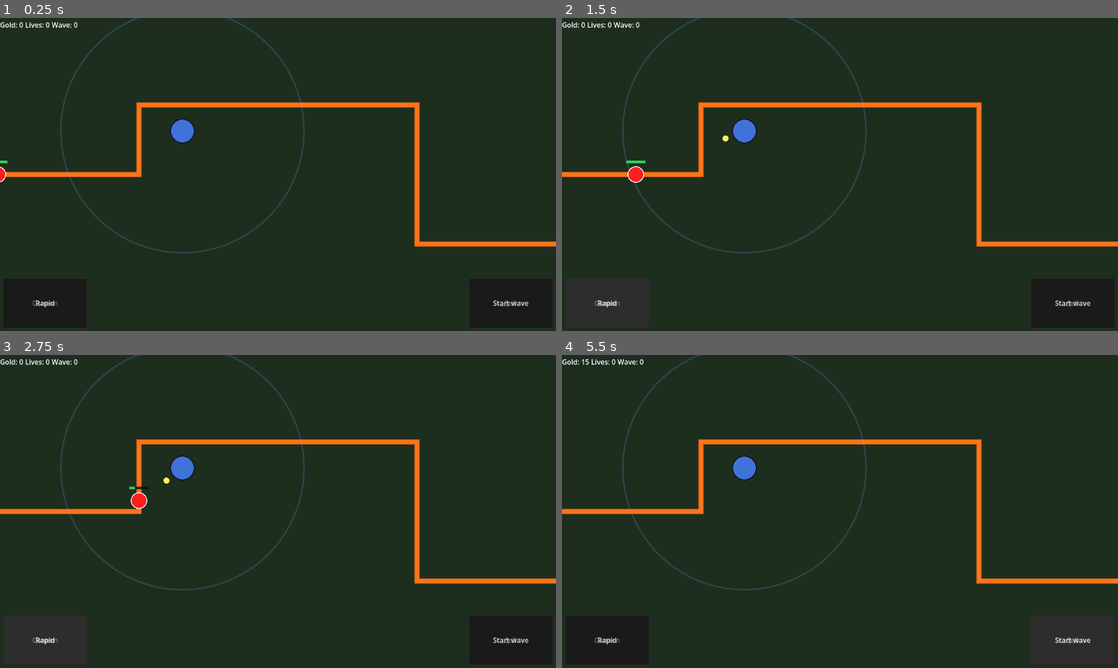
Above: before the commit, frames 1-4 (two rows, left to right).
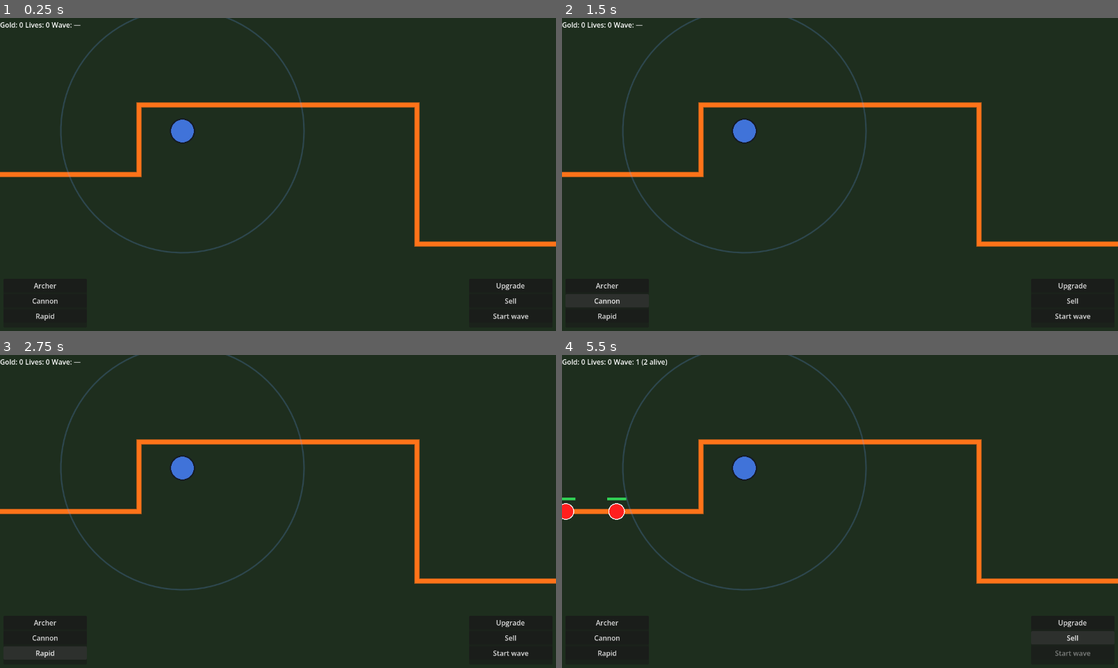
Above: after the commit, the same moments.

Repository: 00jacobs/LotrTD
Game: Godot game, scene res://scenes/main/main.tscn
Same seed, same stepped clock (60 frames per second), same inputs: the game is played once before the commit and once after it.
Inputs (mouse positions are in pixels of both pictures, inside the frame that each line leads up to):
- Up to frame 1 (0.25 s): no input
- Up to frame 2 (1.5 s): click "Archer" at 0.5 s; click "Cannon" at 1.25 s
- Up to frame 3 (2.75 s): click "Rapid" at 2 s
- Up to frame 4 (5.5 s): click "Upgrade" at 2.75 s; click "Sell" at 3.5 s; click "Start wave" at 4.25 s; click (1073, 639) at 5 s, where only the run before the commit has a clickable "Start wave"

The runs differ from the first frame. In frame 1, 0.4% of the frame differs, in the area x 0-96%, y 1-97%; in frame 2, 0.5%; in frame 3, 0.5%; in frame 4, 0.8%, in the area x 0-95%, y 1-97%.

Commit message:
Added wave control and enemy counter handling

Diff:
--- a/scenes/main/main.tscn
+++ b/scenes/main/main.tscn
@@ -87,15 +87,19 @@
 offset_bottom = -8.0
 grow_vertical = 0
 
-[node name="TowerButton_Archer" type="Button" parent="UI/BuildPanel" unique_id=1760513400]
+[node name="BuildVBox" type="VBoxContainer" parent="UI/BuildPanel" unique_id=1899472058]
+layout_mode = 2
+size_flags_vertical = 3
+
+[node name="TowerButton_Archer" type="Button" parent="UI/BuildPanel/BuildVBox" unique_id=1760513400]
 layout_mode = 2
 text = "Archer"
 
-[node name="TowerButton_Cannon" type="Button" parent="UI/BuildPanel" unique_id=1569666053]
+[node name="TowerButton_Cannon" type="Button" parent="UI/BuildPanel/BuildVBox" unique_id=1569666053]
 layout_mode = 2
 text = "Cannon"
 
-[node name="TowerButton_Rapid" type="Button" parent="UI/BuildPanel" unique_id=255657256]
+[node name="TowerButton_Rapid" type="Button" parent="UI/BuildPanel/BuildVBox" unique_id=255657256]
 layout_mode = 2
 text = "Rapid"
 
@@ -113,16 +117,21 @@
 grow_horizontal = 0
 grow_vertical = 0
 
-[node name="UpgradeButton" type="Button" parent="UI/ActionPanel" unique_id=1401619139]
+[node name="ActionVBox" type="VBoxContainer" parent="UI/ActionPanel" unique_id=1090593134]
+layout_mode = 2
+size_flags_vertical = 3
+
+[node name="UpgradeButton" type="Button" parent="UI/ActionPanel/ActionVBox" unique_id=1401619139]
 layout_mode = 2
 text = "Upgrade"
 
-[node name="SellButton" type="Button" parent="UI/ActionPanel" unique_id=574161810]
+[node name="SellButton" type="Button" parent="UI/ActionPanel/ActionVBox" unique_id=574161810]
 layout_mode = 2
 text = "Sell"
 
-[node name="StartWaveButton" type="Button" parent="UI/ActionPanel" unique_id=1935926130]
+[node name="StartWaveButton" type="Button" parent="UI/ActionPanel/ActionVBox" unique_id=1935926130]
 layout_mode = 2
+focus_mode = 0
 text = "Start wave"
 
 [node name="HintLabel" type="Label" parent="UI" unique_id=167195167]
--- a/scripts/entities/enemy.gd
+++ b/scripts/entities/enemy.gd
@@ -78,21 +78,21 @@
 
 
 func _sample_fallback(dist: float) -> Vector2:
-	var remaining := dist
+	var remaining: float = dist
 	for i in range(1, FALLBACK_ANCHORS.size()):
-		var from := _path.to_global(FALLBACK_ANCHORS[i - 1])
-		var to := _path.to_global(FALLBACK_ANCHORS[i])
-		var segment_length := from.distance_to(to)
+		var from: Vector2 = _path.to_global(FALLBACK_ANCHORS[i - 1] as Vector2)
+		var to: Vector2 = _path.to_global(FALLBACK_ANCHORS[i] as Vector2)
+		var segment_length: float = from.distance_to(to)
 		if segment_length < 0.001:
 			continue
 		if remaining <= segment_length:
 			return from.lerp(to, remaining / segment_length)
 		remaining -= segment_length
-	return _path.to_global(FALLBACK_ANCHORS[FALLBACK_ANCHORS.size() - 1])
+	return _path.to_global(FALLBACK_ANCHORS[FALLBACK_ANCHORS.size() - 1] as Vector2)
 
 
 func _polyline_length(anchors: PackedVector2Array) -> float:
-	var total := 0.0
+	var total: float = 0.0
 	for i in range(1, anchors.size()):
-		total += anchors[i].distance_to(anchors[i - 1])
+		total += (anchors[i] as Vector2).distance_to(anchors[i - 1] as Vector2)
 	return total
--- a/scripts/entities/world_view.gd
+++ b/scripts/entities/world_view.gd
@@ -1,6 +1,6 @@
 extends Node2D
 
-## Weeks 3–5: map, path, enemy (HP / death), tower + shots, gold on kill.
+## Weeks 3–6: map, path, waves (button + timer spawns), multi-enemy, tower, gold.
 
 const FALLBACK_ANCHORS: PackedVector2Array = [
 	Vector2(-40, 360),
@@ -22,6 +22,9 @@
 @export var enemy_color: Color = Color(1.0, 0.12, 0.12, 1.0)
 @export var enemy_max_hp: float = 120.0
 @export var gold_per_kill: int = 15
+
+@export var wave_enemy_count: int = 6
+@export var wave_spawn_interval: float = 0.85
 
 @export var tower_position: Vector2 = Vector2(420, 260)
 @export var tower_range: float = 280.0
@@ -36,35 +39,76 @@
 
 var _enemy_path: Path2D
 var _path_ready := false
-var _enemy_distance: float = 0.0
-var _enemy_alive := true
-var _enemy_hp: float = 0.0
 var _path_length: float = 0.0
+
+var _wave_running := false
+var _spawns_remaining: int = 0
+var _spawn_timer: float = 0.0
+var _enemies: Array[Dictionary] = []
 
 var _fire_timer: float = 0.0
 var _projectiles: Array[Dictionary] = []
 
 var _gold: int = 0
 var _gold_label: Label
+var _wave_label: Label
+var _start_wave_button: Button
 
 
 func _ready() -> void:
 	_gold_label = get_node_or_null("../../UI/TopBar/GoldLabel") as Label
+	_wave_label = get_node_or_null("../../UI/TopBar/WaveLabel") as Label
+	_start_wave_button = get_node_or_null("../../UI/ActionPanel/ActionVBox/StartWaveButton") as Button
+	if _start_wave_button != null:
+		# Use button_up so disabling the button does not leave a stuck "pressed" style (weird overlay).
+		_start_wave_button.button_up.connect(_on_start_wave_button_up)
+
 	_enemy_path = get_node_or_null("PathFollowRoot/EnemyPath") as Path2D
-	var tower_marker := get_node_or_null("TowerRoot/DemoTower") as Marker2D
+	var tower_marker: Marker2D = get_node_or_null("TowerRoot/DemoTower") as Marker2D
 	if tower_marker != null:
 		tower_position = tower_marker.position
 	_ensure_path_curve()
 	_path_length = _polyline_length(_read_anchor_points())
 	_path_ready = true
-	_enemy_distance = 0.0
-	_enemy_alive = true
-	_enemy_hp = enemy_max_hp
+	_wave_running = false
+	_spawns_remaining = 0
+	_spawn_timer = 0.0
+	_enemies.clear()
 	_fire_timer = 0.0
 	_projectiles.clear()
 	_gold = 0
 	_update_gold_label()
+	_update_wave_ui()
+	_update_start_button()
 	set_process(true)
+	set_process_unhandled_input(true)
+	queue_redraw()
+
+
+func _unhandled_input(event: InputEvent) -> void:
+	if event.is_action_pressed("ui_accept"):
+		_try_start_wave()
+
+
+func _on_start_wave_button_up() -> void:
+	_try_start_wave()
+
+
+func _try_start_wave() -> void:
+	if _wave_running:
+		return
+	_begin_wave()
+
+
+func _begin_wave() -> void:
+	_wave_running = true
+	_spawns_remaining = wave_enemy_count
+	_spawn_timer = 0.0
+	_enemies.clear()
+	_projectiles.clear()
+	_fire_timer = 0.0
+	_update_wave_ui()
+	_update_start_button()
 	queue_redraw()
 
 
@@ -72,56 +116,136 @@
 	if not _path_ready:
 		return
 
-	if not _enemy_alive:
+	if not _wave_running:
 		queue_redraw()
 		return
 
 	var anchors := _read_anchor_points()
 
-	if _path_length > 0.0:
-		_enemy_distance += enemy_speed * delta
-		if _enemy_distance >= _path_length:
-			_enemy_distance = _path_length
-			_enemy_alive = false
-			_projectiles.clear()
-			queue_redraw()
-			return
-
-	var enemy_pos := _sample_polyline_at(anchors, _enemy_distance)
+	# Timed spawns
+	if _spawns_remaining > 0:
+		_spawn_timer -= delta
+		while _spawn_timer <= 0.0 and _spawns_remaining > 0:
+			_enemies.append({"dist": 0.0, "hp": enemy_max_hp})
+			_spawns_remaining -= 1
+			_spawn_timer += wave_spawn_interval
+
+	_move_enemies(delta, anchors)
+
+	var target_pos: Variant = _closest_enemy_in_range(anchors, tower_position, tower_range)
 
 	_fire_timer -= delta
-	if tower_range > 0.0 and _fire_timer <= 0.0 and tower_position.distance_to(enemy_pos) <= tower_range:
+	if target_pos != null and tower_range > 0.0 and _fire_timer <= 0.0:
 		_fire_timer = fire_interval
 		_projectiles.append({"pos": tower_position})
 
+	_update_projectiles(delta, anchors)
+
+	if _spawns_remaining <= 0 and _enemies.is_empty() and _projectiles.is_empty():
+		_wave_running = false
+		_update_wave_ui()
+		_update_start_button()
+	else:
+		_update_wave_ui()
+
+	queue_redraw()
+
+
+func _move_enemies(delta: float, _anchors: PackedVector2Array) -> void:
+	for i in range(_enemies.size() - 1, -1, -1):
+		var e: Dictionary = _enemies[i]
+		var hp: float = float(e["hp"])
+		if hp <= 0.0:
+			_enemies.remove_at(i)
+			continue
+		var dist: float = float(e["dist"])
+		dist += enemy_speed * delta
+		if dist >= _path_length:
+			_enemies.remove_at(i)
+			continue
+		e["dist"] = dist
+
+
+func _closest_enemy_in_range(anchors: PackedVector2Array, from: Vector2, max_range: float) -> Variant:
+	var best := Vector2.ZERO
+	var best_d := INF
+	for e: Dictionary in _enemies:
+		var hp: float = float(e["hp"])
+		if hp <= 0.0:
+			continue
+		var pos: Vector2 = _sample_polyline_at(anchors, float(e["dist"]))
+		var d: float = from.distance_to(pos)
+		if d <= max_range and d < best_d:
+			best_d = d
+			best = pos
+	if best_d < INF:
+		return best
+	return null
+
+
+func _closest_enemy_to_point(anchors: PackedVector2Array, point: Vector2) -> Variant:
+	var best := Vector2.ZERO
+	var best_d := INF
+	for e: Dictionary in _enemies:
+		var hp: float = float(e["hp"])
+		if hp <= 0.0:
+			continue
+		var pos: Vector2 = _sample_polyline_at(anchors, float(e["dist"]))
+		var d: float = point.distance_to(pos)
+		if d < best_d:
+			best_d = d
+			best = pos
+	if best_d < INF:
+		return best
+	return null
+
+
+func _damage_enemy_near(anchors: PackedVector2Array, world_point: Vector2, max_dist: float, amount: float) -> void:
+	var best_i := -1
+	var best_d := max_dist
+	for i in _enemies.size():
+		var e: Dictionary = _enemies[i]
+		if float(e["hp"]) <= 0.0:
+			continue
+		var ep: Vector2 = _sample_polyline_at(anchors, float(e["dist"]))
+		var d: float = world_point.distance_to(ep)
+		if d < best_d:
+			best_d = d
+			best_i = i
+	if best_i < 0:
+		return
+	var e2: Dictionary = _enemies[best_i]
+	var hp: float = float(e2["hp"]) - amount
+	e2["hp"] = hp
+	if hp <= 0.0:
+		e2["hp"] = 0.0
+		_gold += gold_per_kill
+		_update_gold_label()
+		_enemies.remove_at(best_i)
+
+
+func _update_projectiles(delta: float, anchors: PackedVector2Array) -> void:
 	for i in range(_projectiles.size() - 1, -1, -1):
 		var p: Dictionary = _projectiles[i]
-		var pos: Vector2 = p["pos"]
-		var to_enemy := enemy_pos - pos
+		var pos: Vector2 = p["pos"] as Vector2
+		var target_v: Variant = _closest_enemy_to_point(anchors, pos)
+		if target_v == null:
+			var tw: Variant = _closest_enemy_in_range(anchors, tower_position, tower_range * 2.0)
+			if tw != null:
+				target_v = tw
+			else:
+				_projectiles.remove_at(i)
+				continue
+		var target: Vector2 = target_v as Vector2
+		var to_enemy := target - pos
 		var dist := to_enemy.length()
-		if dist < enemy_radius + projectile_radius:
+		var hit_r := enemy_radius + projectile_radius
+		if dist < hit_r:
 			_projectiles.remove_at(i)
-			if _enemy_alive:
-				_apply_damage(projectile_damage)
-			if not _enemy_alive:
-				break
+			_damage_enemy_near(anchors, pos, hit_r * 1.25, projectile_damage)
 			continue
 		if dist > 0.001:
 			p["pos"] = pos + to_enemy.normalized() * projectile_speed * delta
-
-	if not _enemy_alive:
-		_projectiles.clear()
-
-	queue_redraw()
-
-
-func _apply_damage(amount: float) -> void:
-	_enemy_hp -= amount
-	if _enemy_hp <= 0.0:
-		_enemy_hp = 0.0
-		_enemy_alive = false
-		_gold += gold_per_kill
-		_update_gold_label()
 
 
 func _update_gold_label() -> void:
@@ -129,13 +253,30 @@
 		_gold_label.text = "Gold: %d" % _gold
 
 
+func _update_wave_ui() -> void:
+	if _wave_label != null:
+		if _wave_running:
+			var alive := _enemies.size()
+			_wave_label.text = "Wave: 1 (%d alive)" % alive
+		else:
+			_wave_label.text = "Wave: —"
+
+
+func _update_start_button() -> void:
+	if _start_wave_button != null:
+		if _wave_running:
+			_start_wave_button.set_pressed_no_signal(false)
+			_start_wave_button.release_focus()
+		_start_wave_button.disabled = _wave_running
+
+
 func _ensure_path_curve() -> void:
 	if _enemy_path == null:
 		push_warning("WorldView: PathFollowRoot/EnemyPath not found.")
 		return
 	if _enemy_path.curve == null:
 		_enemy_path.curve = Curve2D.new()
-	var curve := _enemy_path.curve
+	var curve: Curve2D = _enemy_path.curve
 	if curve.get_point_count() >= 2 and curve.get_baked_length() > 0.0:
 		return
 	curve.clear_points()
@@ -161,19 +302,23 @@
 	draw_circle(tower_position, tower_radius + 3.0, Color(0.08, 0.1, 0.14, 1.0))
 	draw_circle(tower_position, tower_radius, tower_color)
 
-	for p in _projectiles:
-		draw_circle(p["pos"], projectile_radius + 1.0, Color(0.1, 0.08, 0.02, 0.6))
-		draw_circle(p["pos"], projectile_radius, projectile_color)
-
-	if _enemy_alive:
-		var enemy_pos := _sample_polyline_at(anchors, _enemy_distance)
+	for p: Dictionary in _projectiles:
+		var shot_pos: Vector2 = p["pos"] as Vector2
+		draw_circle(shot_pos, projectile_radius + 1.0, Color(0.1, 0.08, 0.02, 0.6))
+		draw_circle(shot_pos, projectile_radius, projectile_color)
+
+	for e: Dictionary in _enemies:
+		var hp: float = float(e["hp"])
+		if hp <= 0.0:
+			continue
+		var enemy_pos: Vector2 = _sample_polyline_at(anchors, float(e["dist"]))
 		draw_circle(enemy_pos, enemy_radius, enemy_color)
 		draw_arc(enemy_pos, enemy_radius, 0.0, TAU, 32, Color.WHITE, 2.0)
-		_draw_hp_bar(enemy_pos)
-
-
-func _draw_hp_bar(center: Vector2) -> void:
-	var ratio := 0.0 if enemy_max_hp <= 0.0 else clampf(_enemy_hp / enemy_max_hp, 0.0, 1.0)
+		_draw_hp_bar_at(enemy_pos, hp)
+
+
+func _draw_hp_bar_at(center: Vector2, hp: float) -> void:
+	var ratio := 0.0 if enemy_max_hp <= 0.0 else clampf(hp / enemy_max_hp, 0.0, 1.0)
 	var bar_w := 44.0
 	var bar_h := 6.0
 	var top_left := center + Vector2(-bar_w * 0.5, -enemy_radius - 14.0)
@@ -183,7 +328,7 @@
 
 func _read_anchor_points() -> PackedVector2Array:
 	if _enemy_path != null and _enemy_path.curve != null:
-		var curve := _enemy_path.curve
+		var curve: Curve2D = _enemy_path.curve
 		if curve.get_point_count() >= 2:
 			var anchors := PackedVector2Array()
 			for i in curve.get_point_count():
--- a/scripts/managers/enemy_spawner.gd
+++ b/scripts/managers/enemy_spawner.gd
@@ -23,14 +23,14 @@
 		push_error("EnemySpawner: assign enemy_scene in the inspector.")
 		return
 
-	var path := get_node_or_null("../PathFollowRoot/EnemyPath") as Path2D
+	var path: Path2D = get_node_or_null("../PathFollowRoot/EnemyPath") as Path2D
 	if path == null:
 		push_error("EnemySpawner: could not find PathFollowRoot/EnemyPath.")
 		return
 
 	_ensure_path_curve(path)
 
-	var enemy := enemy_scene.instantiate()
+	var enemy: Node = enemy_scene.instantiate()
 	add_child(enemy)
 	if enemy.has_method("setup"):
 		enemy.setup(path)
@@ -41,7 +41,7 @@
 func _ensure_path_curve(path: Path2D) -> void:
 	if path.curve == null:
 		path.curve = Curve2D.new()
-	var curve := path.curve
+	var curve: Curve2D = path.curve
 	if curve.get_point_count() >= 2 and curve.get_baked_length() > 0.0:
 		return
 	curve.clear_points()
